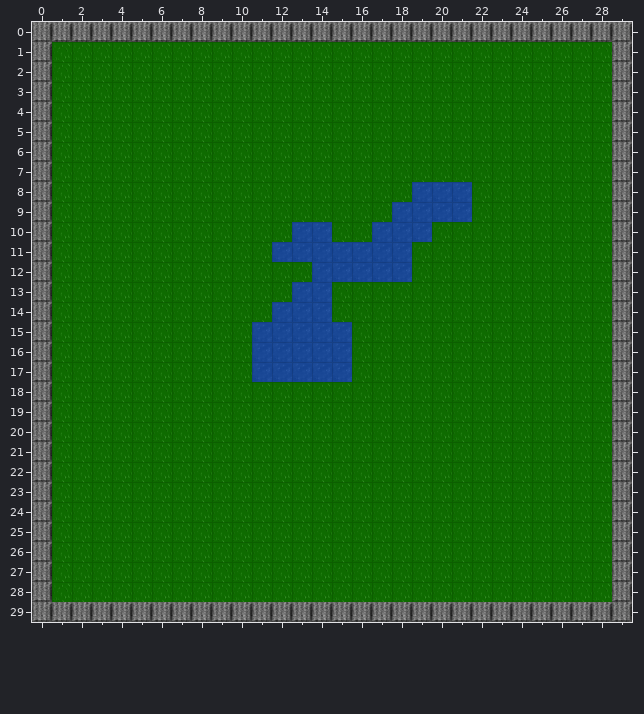
Tiled map (JSON): assets/graphics/tilemaps/tiled_1.json. Above, as it was before the edit.
Cells are 32x32 px. Shown: x 0..29, y 0..29.
Once edited:
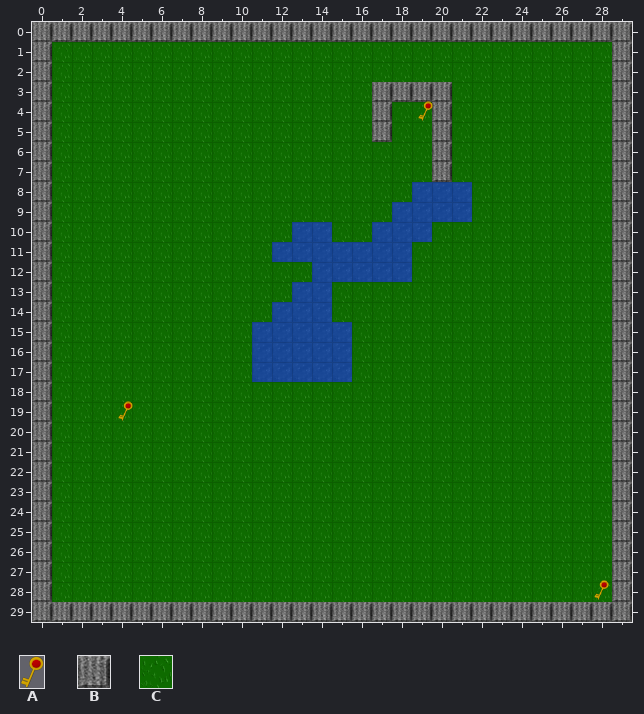
Key: from "key": A 0; from "landscape": B 32, C 57.
_ is an empty cell.
Objects are placed by their top-left corner, in cells (3,4 is the top-left corner of cell 3,4); size is 1x1 cell unless given.
The exact change:
Layer "background_layer":
The author changed tile C to tile B in row 3 at x 17 to 20; in rows 4 to 5 at x 17 and 20; in rows 6 to 7 at x 20.
Layer "objects_layer" (added):
A new object: A at 19.3,3.9 size 0.8x1.
A new object: A at 4.3,19 size 0.8x1.
A new object: A at 28.1,27.9 size 0.8x1.
Pixel boxes of the changes (left, top, right, bottom) in both pictures:
changed: (372, 82, 452, 182)
added: (118, 401, 133, 421)
added: (594, 580, 609, 600)
